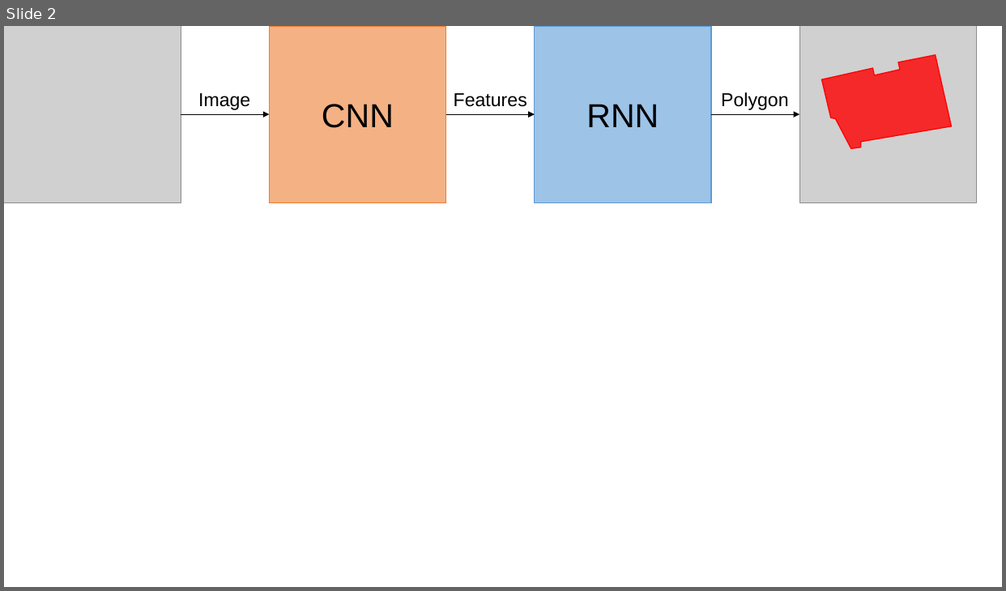
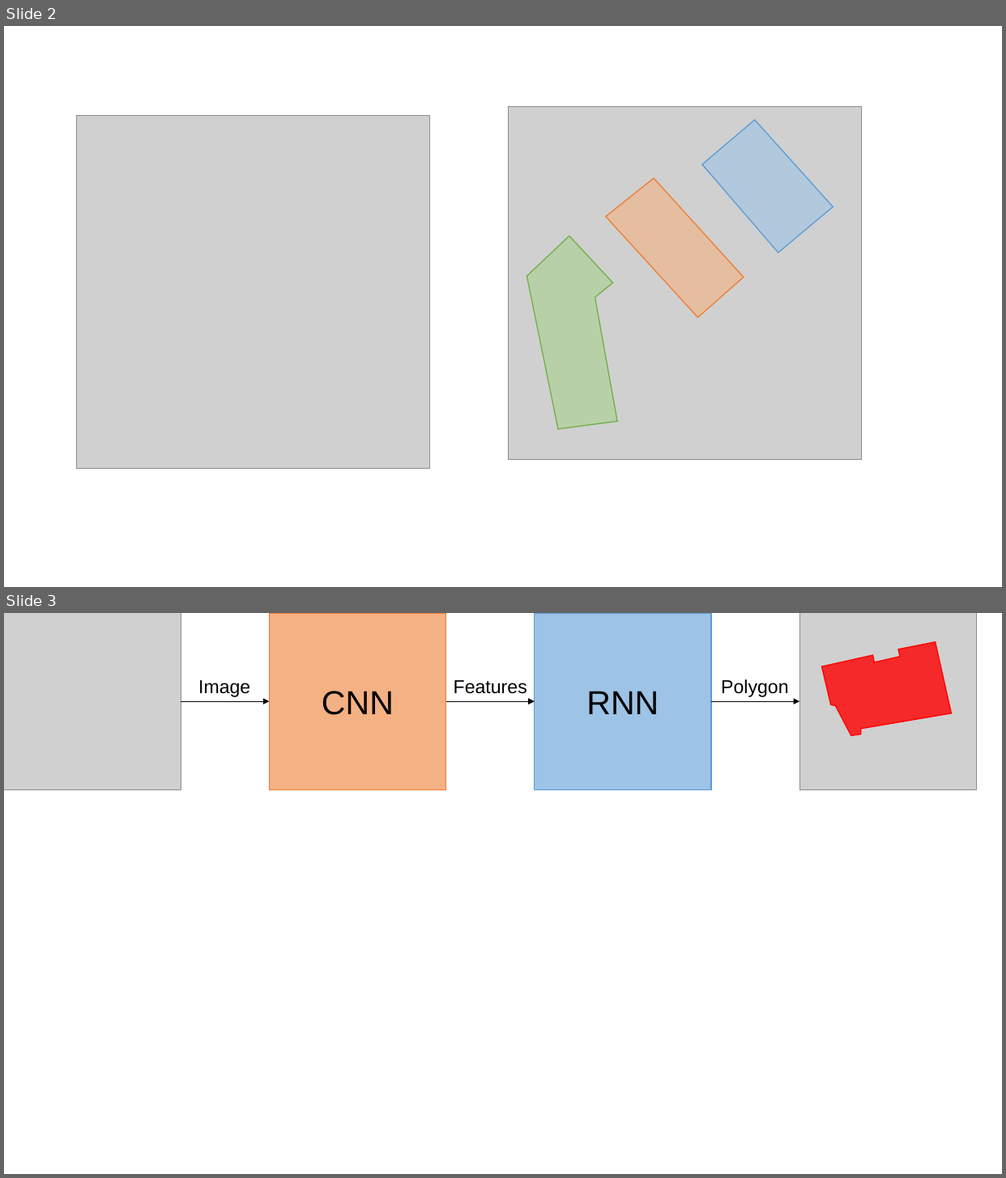
Before and after one commit to lizuoyue/ETH-Thesis, a slide deck: ThesisLaTeX/fig.pptx. Shown one above the other, each under a label of ours: slide 2 before the commit, slides 2 and 3 after it. The pictures are 1006x591 and 1006x1178 pixels, drawn with LibreOffice and Linux fonts; fonts in the diff are those of the drawing; grey boxes stand for pictures. Boxes give left, top, right and bottom in pixels: in the first picture for what was removed or moved away, otherwise in the second. Text is boxed around its words. In the diff, an @@ line names an element or a change of style, - is before the commit and + after.

```diff
--- a/ThesisLaTeX/fig.pptx
+++ b/ThesisLaTeX/fig.pptx
@@ slide 2 added at (x1=4, y1=26, x2=1002, y2=587), background #FFFFFF @@
@@ picture added at (x1=76, y1=115, x2=429, y2=468) @@
@@ picture added at (x1=509, y1=106, x2=862, y2=459) @@
@@ freeform shape added at (x1=702, y1=120, x2=833, y2=253), fill #9DC3E6 at 60% opacity, outline #5B9BD5 1 pt @@
@@ freeform shape added at (x1=606, y1=178, x2=744, y2=318), fill #F4B183 at 60% opacity, outline #ED7D31 1 pt @@
@@ freeform shape added at (x1=527, y1=237, x2=618, y2=429), fill #A9D18E at 60% opacity, outline #70AD47 1 pt @@
@@ what was slide 2 is now slide 3 @@
```
Also in this commit, not shown: 1 other slide added, 1 slide removed, 30 other files.
